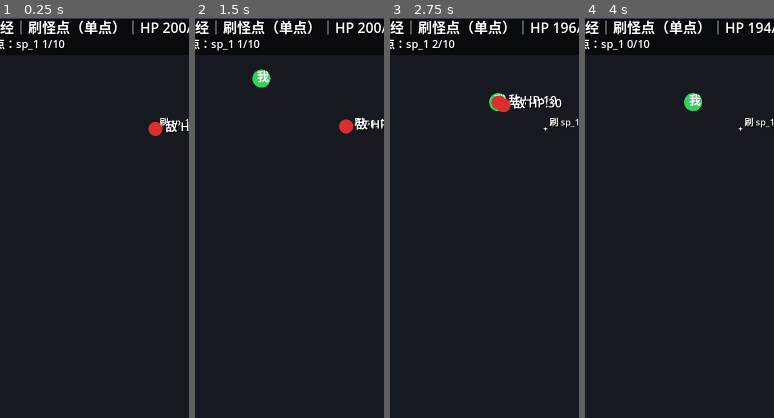
Above: before the commit, frames 1-4 (left to right).
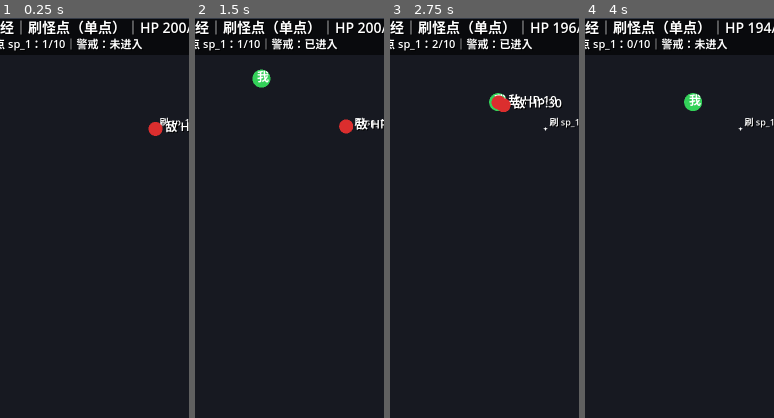
Above: after the commit, the same moments.

Repository: eat-chestnut/shanhaiidle
Game: Godot game, scene res://ui/pages/PageBattle.tscn
The game is run twice, just before and just after one commit, with the same random seed, the same clock (stepped at 60 frames per second) and the same inputs.
Inputs:
- Up to frame 1 (0.25 s): no input
- Up to frame 2 (1.5 s): no input
- Up to frame 3 (2.75 s): no input
- Up to frame 4 (4 s): tap Enter at 2.75 s
The pictures show only the part of the screen within x 9-59%, y 0-50%; the shares and areas given below are measured in that part.

The runs differ from the first frame. In frame 1, 0.9% of the frame differs, in the area x 4-76%, y 5-9%; in frame 2, 0.9%; in frame 3, 0.9%; in frame 4, 0.9%.

Commit message:
Prompt 1.22：HUD 更新为“刷怪点 + 警戒提示”
目标：HUD 更像挂机刷怪：显示刷怪点存活数、并提示“是否进入警戒”。

请修改 BattleCanvas.gd HUD（保持你现在的大字号、背景条、阴影风格）：

第一行：
{stage_name}｜HP {hp}/{hpmax}｜击杀 {kills}｜场上 {enemies}

第二行：
刷怪点 sp_1：{alive}/{max}｜警戒：{aggro_on}

其中 aggro_on 规则：
- 只要场上存在任意一只怪满足 dist(player,enemy) <= enemy.aggro_range，则显示 "已进入"
- 否则显示 "未进入"

验收：
- 你可以通过 HUD 看到刷怪点产能与警戒状态

Diff:
--- a/ui/pages/BattleCanvas.gd
+++ b/ui/pages/BattleCanvas.gd
@@ -551,15 +551,30 @@
 		)
 
 func _build_spawn_status_line() -> String:
-	var parts: Array[String] = []
-	for spawn_id in spawn_order:
-		if not spawn_rt.has(spawn_id):
-			continue
-		var runtime: Dictionary = spawn_rt[spawn_id]
-		var alive_count: int = int(runtime.get("alive_count", 0))
-		var max_alive: int = int(runtime.get("max_alive", 0))
-		parts.append("%s %d/%d" % [spawn_id, alive_count, max_alive])
-	return "刷怪点：%s" % "  ".join(parts)
+	var alive_count := 0
+	var max_alive := 0
+	if spawn_rt.has("sp_1"):
+		var runtime_sp1: Dictionary = spawn_rt["sp_1"]
+		alive_count = int(runtime_sp1.get("alive_count", 0))
+		max_alive = int(runtime_sp1.get("max_alive", 0))
+	elif not spawn_order.is_empty():
+		var first_id: String = spawn_order[0]
+		if spawn_rt.has(first_id):
+			var runtime_first: Dictionary = spawn_rt[first_id]
+			alive_count = int(runtime_first.get("alive_count", 0))
+			max_alive = int(runtime_first.get("max_alive", 0))
+
+	var aggro_on := "未进入"
+	var player_pos: Vector2 = player["pos"]
+	for enemy in enemies:
+		var enemy_dict: Dictionary = enemy
+		var enemy_pos: Vector2 = enemy_dict["pos"]
+		var enemy_aggro_range: float = float(enemy_dict.get("aggro_range", 220.0))
+		if enemy_pos.distance_to(player_pos) <= enemy_aggro_range:
+			aggro_on = "已进入"
+			break
+
+	return "刷怪点 sp_1：%d/%d｜警戒：%s" % [alive_count, max_alive, aggro_on]
 
 func _draw_label(
 	pos: Vector2,
